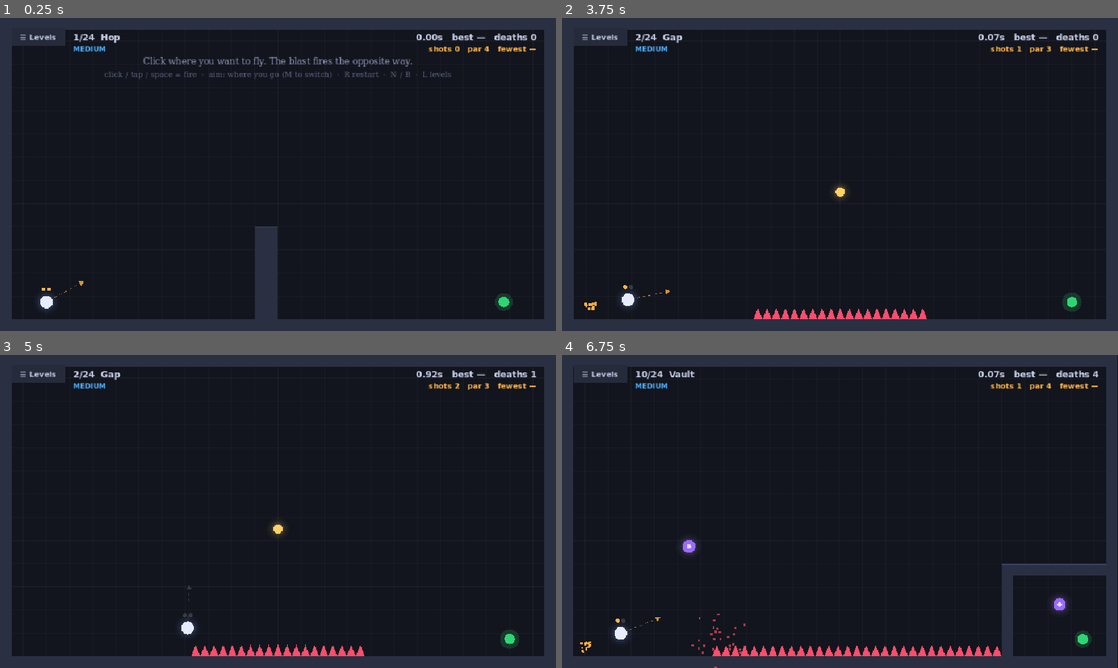
Above: before the commit, frames 1-4 (two rows, left to right).
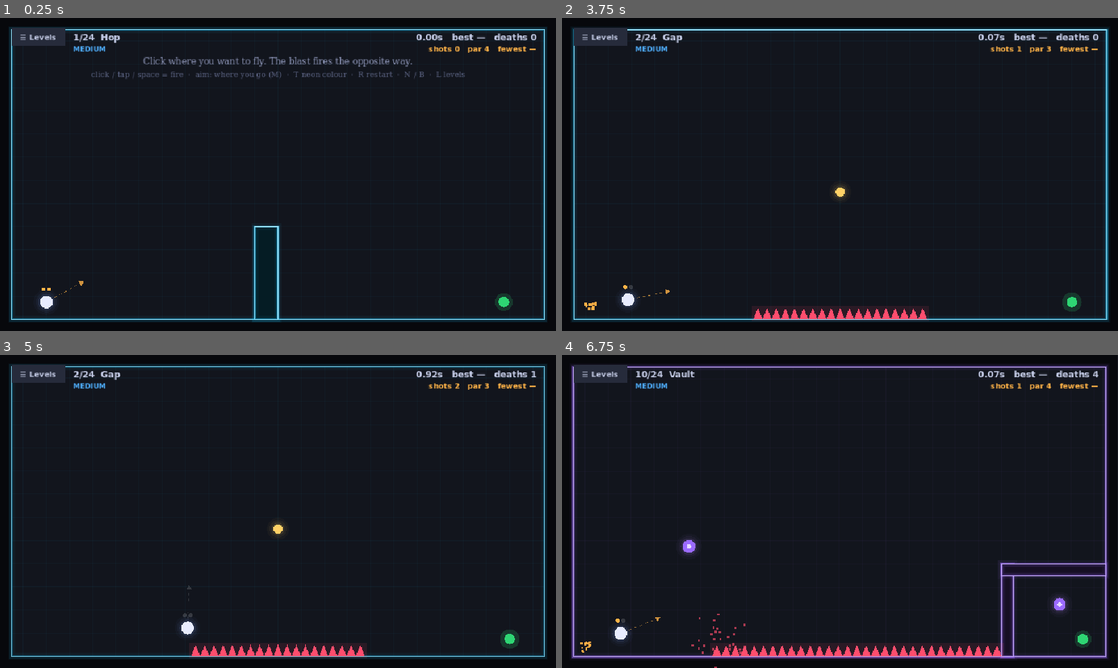
Above: after the commit, the same moments.

Repository: fallenjashin/Do-You-Got-Skill
Game: Godot game, scene res://scenes/main.tscn
Same seed, same stepped clock (60 frames per second), same inputs: the game is played once before the commit and once after it.
Inputs (mouse positions are in pixels of both pictures, inside the frame that each line leads up to):
- Up to frame 1 (0.25 s): no input
- Up to frame 2 (3.75 s): tap Enter at 0.5 s; move the mouse to (962, 158) at 0.52 s; tap T at 0.6, 2.1 s; click (962, 158) at 0.67 s; tap Space at 0.77, 0.8, 1.07, 2.3 s; drag from (728, 190) to (812, 237) at 1.27 s; move the mouse to (895, 105) at 2.02 s; click (895, 105) at 2.17 s; drag from (812, 237) to (673, 127) at 2.77 s; move the mouse to (1006, 221) at 3.52 s; tap N at 3.6 s; click (1006, 221) at 3.67 s
- Up to frame 3 (5 s): tap Space at 3.77, 3.8, 4.07 s; drag from (111, 464) to (194, 433) at 4.27 s
- Up to frame 4 (6.75 s): move the mouse to (867, 511) at 5.02 s; tap L at 5.1 s; click (867, 511) at 5.17 s; tap Space at 5.3 s; drag from (756, 433) to (728, 527) at 5.77 s; move the mouse to (962, 495) at 6.52 s; tap T at 6.6 s; click (962, 495) at 6.67 s

The runs differ from the first frame. In frame 1, 15% of the frame differs, in the area x 0-100%, y 0-100%; in frame 2, 13%; in frame 3, 12%; in frame 4, 14%.

Commit message:
Neon walls: glowing outlines coloured by difficulty or by world
- Walls and the play-area frame are drawn as neon tubes (halo + bright core)
  with a slow hum; the background grid takes the same tint
- Colour follows difficulty by default, or each level's world (T key or the
  level-screen button); choice is saved
- Neon palette avoids the spike red; static spikes get a soft red underglow
  so hazards stay readable against every colour. Master's UI colour is now
  magenta to match
- Scripts no longer depend on Godot's class index, so a fresh clone runs
  before the editor has imported it
- Gameplay test covers the neon setting (20 checks)

Co-Authored-By: Claude Opus 5.5 <noreply@anthropic.com>
Claude-Session: https://claude.ai/code/session_01ERQJNwC3QR8teR5keGxZLp

Diff:
--- a/scripts/game.gd
+++ b/scripts/game.gd
@@ -27,7 +27,19 @@
 const C_BLUE := Color("#4dabf7")
 const C_SHOT := Color("#ffb347")
 const DIFF_COLOR := {"easy": Color("#2ed573"), "medium": Color("#4dabf7"), "hard": Color("#ff9f43"),
-	"master": Color("#ff4d6d"), "god": Color("#ffd166")}
+	"master": Color("#ff3df2"), "god": Color("#ffd166")}
+# Neon wall colours. Kept away from the spike red so hazards always stand out.
+const NEON_BY_DIFF := {"easy": Color("#39ff88"), "medium": Color("#22c8ff"), "hard": Color("#ff9f2e"),
+	"master": Color("#ff3df2"), "god": Color("#ffd447")}
+const NEON_BY_WORLD := [
+	"#22e6ff","#22e6ff","#22e6ff","#22e6ff","#22e6ff",    # basics: cyan
+	"#ff3df2","#ff3df2","#ff3df2",                        # swing: magenta
+	"#9d6bff","#9d6bff","#9d6bff",                        # phase: violet
+	"#ffd447",                                            # finale: gold
+	"#ff9f2e","#ff9f2e",                                  # teleport: orange
+	"#3d7bff","#3d7bff",                                  # gravity: electric blue
+	"#b6ff3b",                                            # moving spikes: lime
+	"#22e6ff","#ff3df2","#b6ff3b","#ff9f2e","#9d6bff","#3d7bff","#ffd447"]  # combos: a new colour each level
 const GROUP_COLOR := ["#e8ecff","#e8ecff","#e8ecff","#e8ecff","#e8ecff","#ff6b6b","#ff6b6b","#ff6b6b",
 	"#b388ff","#b388ff","#b388ff","#ffd166","#ff9f43","#ff9f43","#4dabf7","#4dabf7","#ff4d6d",
 	"#2ed573","#2ed573","#2ed573","#2ed573","#2ed573","#2ed573","#2ed573"]
@@ -38,6 +50,7 @@
 var view := "play"            # "play" | "menu"
 var diff := "medium"
 var aim_mode := "go"          # "go" = point where you want to fly, "fire" = point where the blast goes
+var neon_mode := "difficulty" # wall colour follows "difficulty" or "world" (level group)
 var aim := Vector2(W / 2, H / 2)
 var deaths := 0
 var rec: Array = []           # this attempt's path, for the ghost
@@ -57,7 +70,7 @@
 
 var font: SystemFont
 var font_bold: SystemFont
-var sfx: Sfx
+var sfx: Node  # scripts/sfx.gd (typed loosely so a fresh clone runs before Godot builds its class index)
 
 
 func _ready() -> void:
@@ -82,12 +95,13 @@
 		best = parsed.get("best", {})
 		if parsed.get("diff", "") in DIFFS: diff = parsed.diff
 		if parsed.get("aim", "") in ["go", "fire"]: aim_mode = parsed.aim
+		if parsed.get("neon", "") in ["difficulty", "world"]: neon_mode = parsed.neon
 
 
 func _save() -> void:
 	var f := FileAccess.open(save_path, FileAccess.WRITE)
 	if f:
-		f.store_string(JSON.stringify({"best": best, "diff": diff, "aim": aim_mode}))
+		f.store_string(JSON.stringify({"best": best, "diff": diff, "aim": aim_mode, "neon": neon_mode}))
 
 
 # ---------------------------------------------------------------- helpers
@@ -124,6 +138,15 @@
 	_save()
 
 
+func toggle_neon() -> void:
+	neon_mode = "world" if neon_mode == "difficulty" else "difficulty"
+	_save()
+
+
+func neon() -> Color:
+	return Color(NEON_BY_WORLD[li]) if neon_mode == "world" else NEON_BY_DIFF[diff]
+
+
 func toggle_aim() -> void:
 	aim_mode = "fire" if aim_mode == "go" else "go"
 	_save()
@@ -154,6 +177,7 @@
 const BTN_NEXT := Rect2(W / 2 + 85, 330, 130, 44)
 const HUD_LEVELS := Rect2(20, 18, 92, 30)
 const AIM_BOX := Rect2(770, 26, 170, 30)
+const NEON_BOX := Rect2(20, 26, 200, 30)
 
 func menu_box(i: int) -> Rect2: return Rect2(85 + (i % 6) * 135, 178 + (i / 6) * 80, 120, 68)
 func diff_box(i: int) -> Rect2: return Rect2(140 + i * 140, 78, 128, 34)
@@ -179,6 +203,7 @@
 			KEY_B: if not one_life(): load_level(li - 1)
 			KEY_L, KEY_ESCAPE: view = "play" if view == "menu" else "menu"
 			KEY_M: toggle_aim()
+			KEY_T: toggle_neon()
 	elif e is InputEventJoypadButton and e.pressed:
 		using_pad = true
 		_pad_button(e.button_index)
@@ -225,6 +250,7 @@
 func press() -> void:
 	if view == "menu":
 		if hit(AIM_BOX): toggle_aim(); return
+		if hit(NEON_BOX): toggle_neon(); return
 		for i in DIFFS.size():
 			if hit(diff_box(i)): set_diff(DIFFS[i]); return
 		for i in level_total():
@@ -340,6 +366,14 @@
 		draw_circle(pos, r + 3.0 + k * 4.0, Color(c, 0.10 * strength / (k + 1)))
 
 
+## Glowing tube outline: soft wide halo, brighter inner band, near-white core line.
+func neon_outline(r: Rect2, c: Color, a := 1.0) -> void:
+	draw_rect(r, Color(c, 0.05 * a), false, 12.0)
+	draw_rect(r, Color(c, 0.12 * a), false, 7.0)
+	draw_rect(r, Color(c, 0.45 * a), false, 3.5)
+	draw_rect(r, Color(c.lightened(0.55), 0.95 * a), false, 1.5)
+
+
 func dashed_circle(pos: Vector2, r: float, c: Color) -> void:
 	var n := 48
 	for i in n:
@@ -387,16 +421,23 @@
 	var now := Time.get_ticks_msec() / 1000.0
 	var p := Vector2(sim.px, sim.py)
 
-	for x in range(0, int(W), 40): draw_line(Vector2(x, 0), Vector2(x, H), Color(1, 1, 1, 0.03))
-	for y in range(0, int(H), 40): draw_line(Vector2(0, y), Vector2(W, y), Color(1, 1, 1, 0.03))
-
-	for b in data.border: draw_rect(rect_of(b), C_WALL)
-	var wall_a := 0.3 if sim.phased else 1.0
+	var nc := neon()
+	var breathe := 0.88 + 0.12 * sin(now * 2.2)   # slow neon "hum"
+	for x in range(0, int(W), 40): draw_line(Vector2(x, 0), Vector2(x, H), Color(nc, 0.035))
+	for y in range(0, int(H), 40): draw_line(Vector2(0, y), Vector2(W, y), Color(nc, 0.035))
+
+	# outer frame: dark border, neon line along the inside edge
+	for b in data.border: draw_rect(rect_of(b), Color("#07080c"))
+	neon_outline(Rect2(20, 20, W - 40, H - 40), nc, breathe)
+	# interior walls: dark fill + neon outline (ghostly and dashed while phased)
 	for b in L.get("s", []):
 		var r := rect_of(b)
-		draw_rect(r, Color(C_WALL, wall_a))
-		draw_rect(Rect2(r.position, Vector2(r.size.x, 2)), Color(C_WALL_TOP, wall_a))
-		if sim.phased: dashed_rect(r, C_PURPLE)
+		if sim.phased:
+			draw_rect(r, Color(nc.darkened(0.85), 0.25))
+			dashed_rect(r, C_PURPLE)
+		else:
+			draw_rect(r, nc.darkened(0.86))
+			neon_outline(r, nc, breathe)
 
 	# spikes
 	for k in L.get("k", []):
@@ -419,6 +460,7 @@
 				j += 10
 		else:
 			var r := rect_of(k)
+			draw_rect(r.grow(3), Color(C_SPIKE, 0.10))
 			var up := r.position.y >= 60
 			if r.size.x >= r.size.y:
 				var n := maxi(1, roundi(r.size.x / 16.0))
@@ -496,11 +538,11 @@
 
 	# Easy: preview where this shot would take you
 	if sim.d.get("preview", false) and not sim.done and view == "play" and sim.ammo > 0:
-		var ghost_sim := sim.clone()
+		var ghost_sim = sim.clone()
 		var dir := fire_dir()
 		if ghost_sim.fire(dir.x, dir.y):
 			for f in 75:
-				var res := ghost_sim.tick()
+				var res: String = ghost_sim.tick()
 				if f % 3 == 0:
 					draw_circle(Vector2(ghost_sim.px, ghost_sim.py), 2.5, Color(C_SHOT, 0.5 * (1.0 - f / 75.0)))
 				if res == "dead":
@@ -556,7 +598,7 @@
 			tip = "Click where you want to fly. The blast fires the opposite way." if aim_mode == "go" else "Click BELOW you to launch up. You fly away from where you fire."
 		text(tip, W / 2, 80, 15, C_SUB)
 		var controls := "stick = aim · A / RT = fire · Y restart · Start levels" if using_pad else \
-			"click / tap / space = fire  ·  aim: %s (M to switch)  ·  R restart  ·  N / B  ·  L levels" % ("where you go" if aim_mode == "go" else "where you fire")
+			"click / tap / space = fire  ·  aim: %s (M)  ·  T neon colour  ·  R restart  ·  N / B  ·  L levels" % ("where you go" if aim_mode == "go" else "where you fire")
 		text(controls, W / 2, 102, 13, C_DIM)
 
 
@@ -588,6 +630,8 @@
 func _draw_menu() -> void:
 	draw_rect(Rect2(0, 0, W, H), Color(0.05, 0.06, 0.08, 0.92))
 	text("Levels", W / 2, 60, 28, C_TEXT, "c", true)
+	draw_rect(NEON_BOX, C_PANEL_HI if hit(NEON_BOX) else C_PANEL)
+	text("Neon: by %s ⇄" % neon_mode, NEON_BOX.get_center().x, NEON_BOX.position.y + 20, 13, neon(), "c", true)
 	draw_rect(AIM_BOX, C_PANEL_HI if hit(AIM_BOX) else C_PANEL)
 	text("Aim: %s ⇄" % ("where you go" if aim_mode == "go" else "where you fire"), AIM_BOX.get_center().x, AIM_BOX.position.y + 20, 13, C_SHOT, "c", true)
 	for i in DIFFS.size():
--- a/scripts/sim.gd
+++ b/scripts/sim.gd
@@ -273,8 +273,8 @@
 
 
 ## Deep copy (used by Easy mode's trajectory preview).
-func clone() -> RecoilSim:
-	var c := RecoilSim.new(level_index, diff)
+func clone() -> RefCounted:
+	var c = get_script().new(level_index, diff)  # works even before Godot builds its class index
 	for prop in ["px", "py", "vx", "vy", "ammo", "grounded", "phased", "phase_cd", "g", "grav_cd",
 			"t", "shots", "started", "done", "dead", "lock_warn"]:
 		c.set(prop, get(prop))
--- a/tests/test_game.gd
+++ b/tests/test_game.gd
@@ -88,6 +88,15 @@
 	game._pad_button(JOY_BUTTON_A)
 	check(game.sim.shots == 1, "A fires")
 
+	# neon wall colour: follows difficulty by default, or the level's world
+	game.neon_mode = "difficulty"; game.set_diff("master"); game.load_level(0)
+	check(game.neon() == game.NEON_BY_DIFF["master"], "neon walls follow difficulty")
+	game.toggle_neon(); game.load_level(16)
+	check(game.neon_mode == "world" and game.neon() == Color(game.NEON_BY_WORLD[16]), "T switches neon to per-world colours")
+	game.view = "menu"; game.aim = game.NEON_BOX.get_center(); game.press()
+	check(game.neon_mode == "difficulty", "level-screen button switches it back")
+	var saved = JSON.parse_string(FileAccess.open("user://test_save.json", FileAccess.READ).get_as_text())
+	check(saved.get("neon", "") == "difficulty", "neon choice is saved")
 	check(FileAccess.file_exists("user://test_save.json"), "progress saved to disk")
 	print("game test: %s" % ("ALL PASSED" if failures == 0 else "%d FAILED" % failures))
 	game.free()
